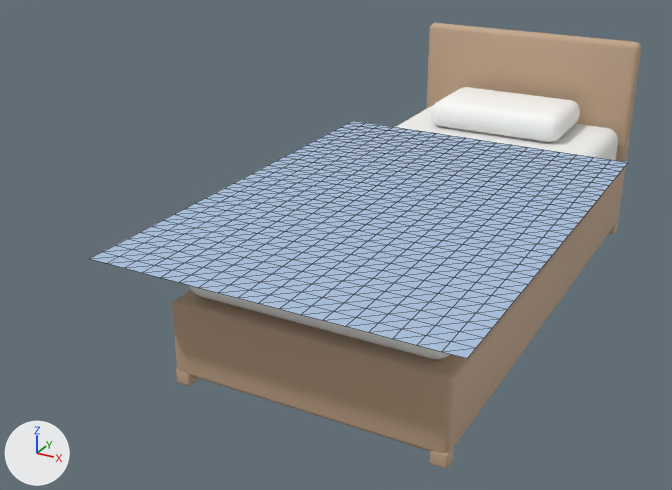
A saved change to the glTF model Assets/Art/Props/Bed.glb.
Rendered twice from a 50 mm camera at (1.31, -3.21, 1.73) aimed at (-0.23, -0.41, 0.33). Every picture has the same lights, and +X, +Y and +Z are marked at lower left. The older version comes first. Mesh edges are drawn as thin lines on the coarser meshes. Where no turn or scale is listed for an object, it has been applied to the vertices.

Names of what the first picture shows: 'Bed.Frame', 'Bed.Headboard', 'Bed.Mattress', 'Bed.Pillow', 'Bed.Soft.Blanket' and 3 more.
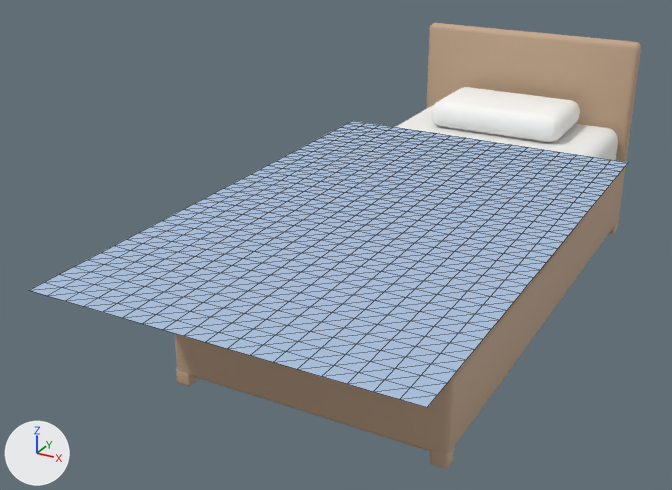
The edits, one by one:
me_bed_soft_blanket is used by ob_bed_soft_blanket; location (0.0, -0.4, 0.535).
me_bed_soft_blanket had 570 vertices, 1044 faces and spanned x -0.62..0.62, y -0.88..0.88, z 0.0.
me_bed_soft_blanket now has 646 vertices, 1188 faces and spans x -0.62..0.62, y -1.0..1.0, z 0.0.
Part 1, on me_bed_soft_blanket:
19 new vertices lie (0.0, -0.06, 0.0) away from vertices in x -0.62..0.62, y -0.88, z 0.0.
19 new vertices lie (0.0, -0.06, 0.0) away from vertices in x -0.62..0.62, y -0.94, z 0.0.
72 new faces join them.
Part 2, on me_bed_soft_blanket:
19 new vertices lie (0.0, 0.06, 0.0) away from vertices in x -0.62..0.62, y 0.88, z 0.0.
19 new vertices lie (0.0, 0.06, 0.0) away from vertices in x -0.62..0.62, y 0.94, z 0.0.
72 new faces join them.
Object 'Bed.Soft.Blanket' (ob_bed_soft_blanket) moves from (0.0, -0.4, 0.535) to (0.0, -0.525, 0.535).

Pixel boxes (x1, y1, x2, y2) of what changed, in the pictures (672 x 490 px):
'Bed.Soft.Blanket', reshaped, moved (11% wider, 21% taller): before (90, 121, 628, 358); after (29, 121, 628, 407)
part 1 of me_bed_soft_blanket, added (blue): after (29, 275, 447, 407)
part 2 of me_bed_soft_blanket, added (blue): after (342, 121, 628, 171)
